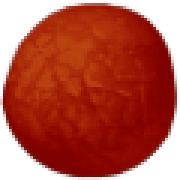
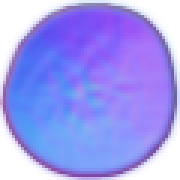
Two versions of the same layered image (180 × 180). Layer-by-layer changes:
added layer "Sichtbar-Kopie" above "Sichtbar" over [0, 0, 180, 180]
